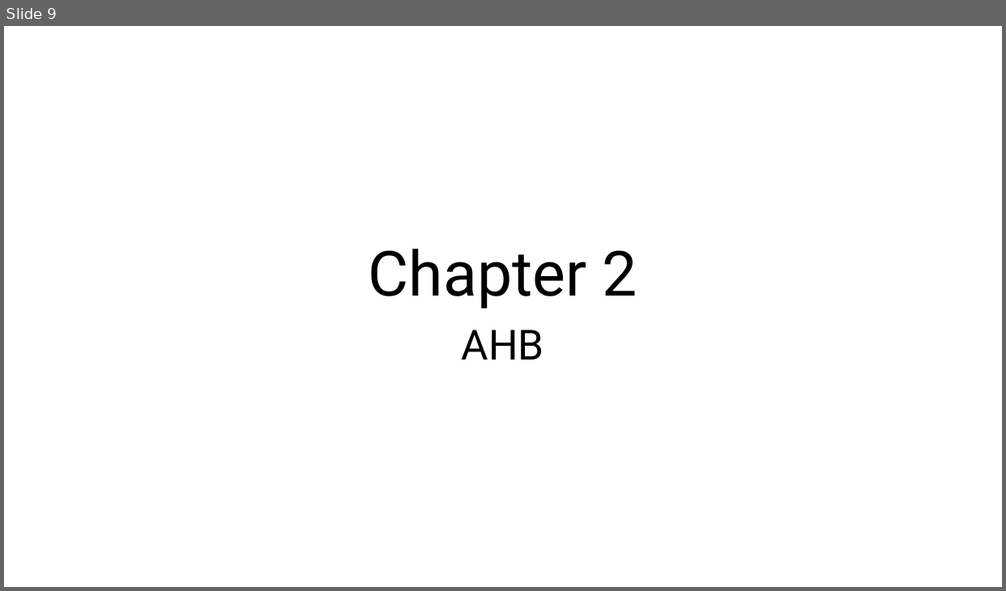
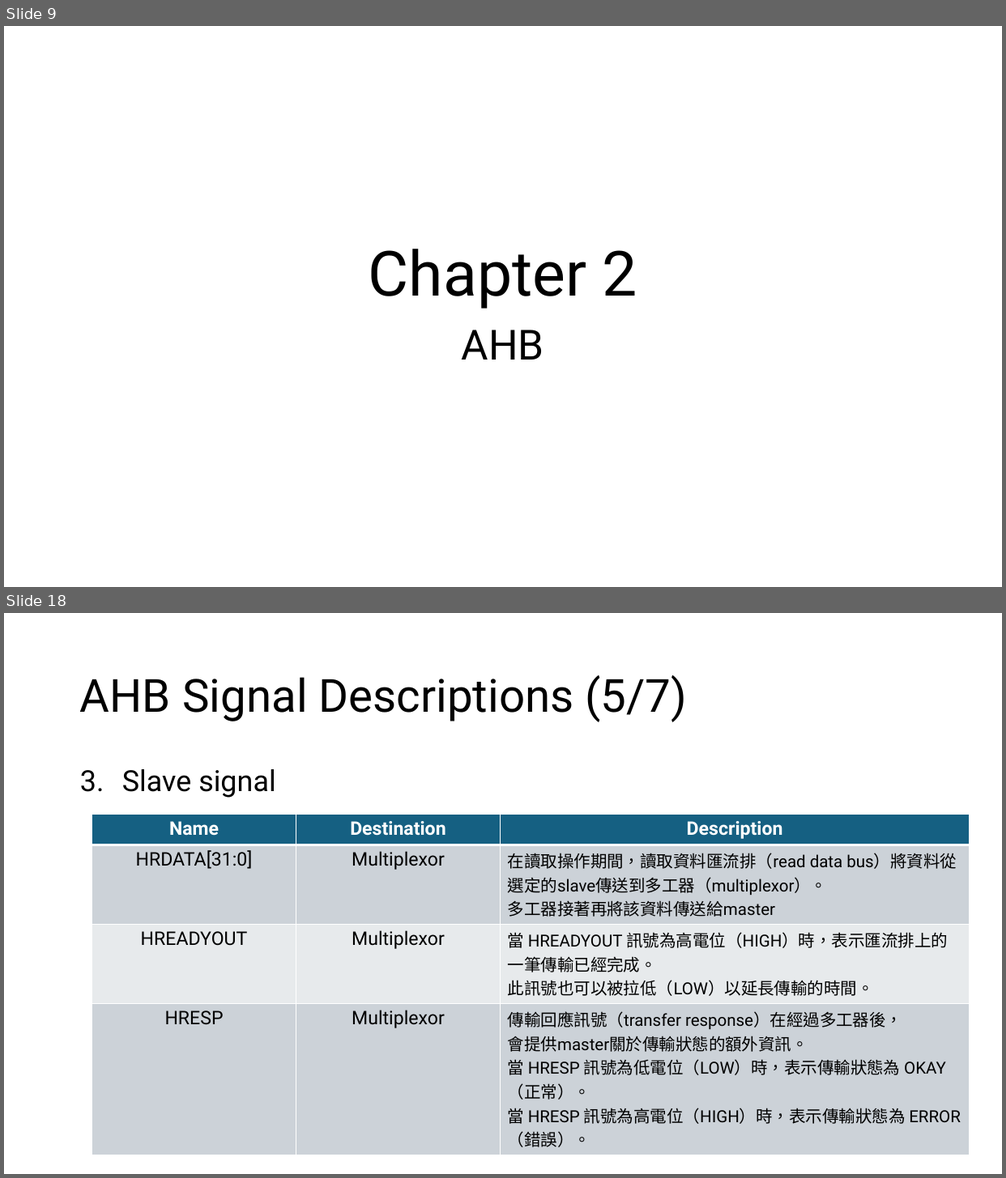
Before and after one commit to s9001055/DV_learning, a slide deck: AMBA/AMBA_learning.pptx. Shown one above the other, each under a label of ours: slide 9 before the commit, slides 9 and 18 after it; the slides between them are not shown. The pictures are 1006x591 and 1006x1178 pixels, drawn with LibreOffice and Linux fonts; fonts in the diff are those of the drawing. Boxes give left, top, right and bottom in pixels: in the first picture for what was removed or moved away, otherwise in the second. Text is boxed around its words. In the diff, an @@ line names an element or a change of style, - is before the commit and + after.

Commit message:
Modify: AMBA/AMBA_learning.pptx 1. Add chapter 2 AHB Signal Descriptions

```diff
--- a/AMBA/AMBA_learning.pptx
+++ b/AMBA/AMBA_learning.pptx
@@ slide 18 added at box(4, 613, 1002, 1174), background #FFFFFF @@
@@ title added at box(80, 675, 688, 722), 44 pt, text #000000 @@
+AHB Signal Descriptions (5/7)
@@ text added at box(122, 769, 275, 798), 28 pt, text #000000 @@
+3. Slave signal
@@ table added at box(92, 815, 970, 1151), 4 rows, 3 columns @@
+Name | Destination | Description
+HRDATA[31:0] | Multiplexor | 在讀取操作期間，讀取資料匯流排（read data bus）將資料從選定的slave傳送到多工器（multiplexor）。 / 多工器接著再將該資料傳送給master
+HREADYOUT | Multiplexor | 當 HREADYOUT 訊號為高電位（HIGH）時，表示匯流排上的一筆傳輸已經完成。 / 此訊號也可以被拉低（LOW）以延長傳輸的時間。
+HRESP | Multiplexor | 傳輸回應訊號（transfer response）在經過多工器後， / 會提供master關於傳輸狀態的額外資訊。 / 當 HRESP 訊號為低電位（LOW）時，表示傳輸狀態為 OKAY（正常）。 / 當 HRESP 訊號為高電位（HIGH）時，表示傳輸狀態為 ERROR（錯誤）。
```
Also in this commit, not shown: 5 slides changed, 5 other slides added, 1 other file.
